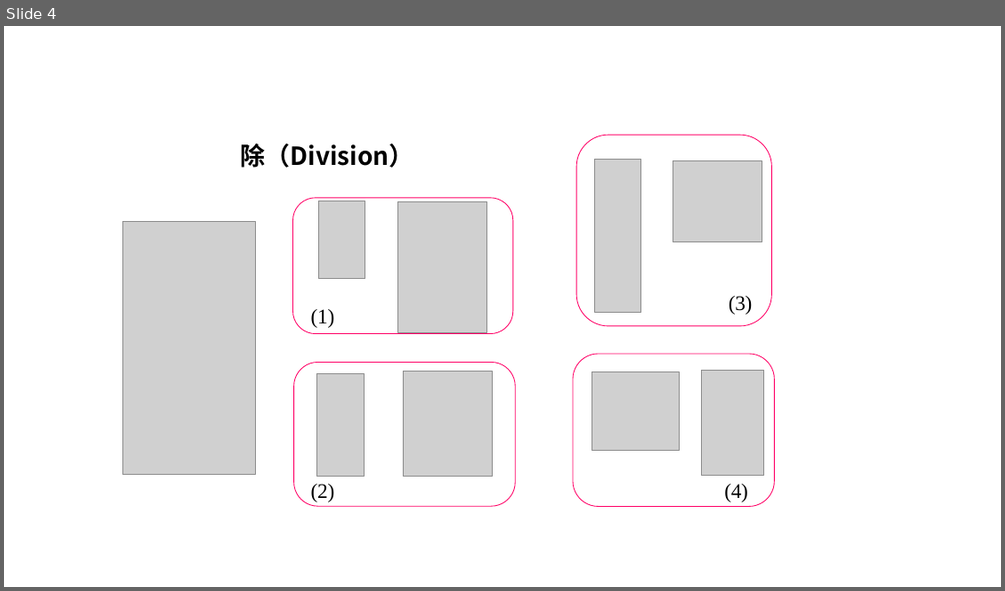
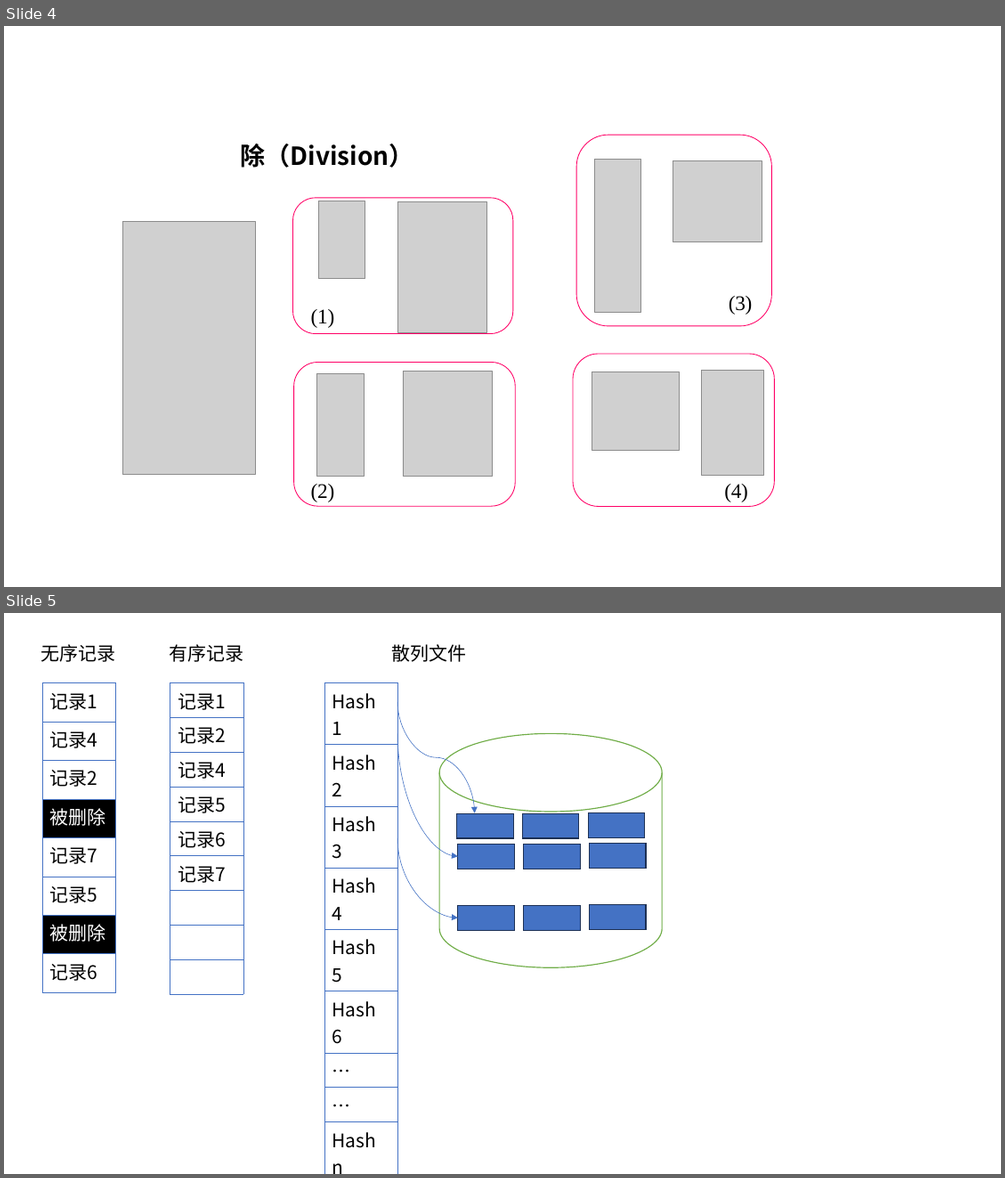
Before and after one commit to guofei9987/a, a slide deck: computer/database/database.pptx. Shown one above the other, each under a label of ours: slide 4 before the commit, slides 4 and 5 after it. The pictures are 1005x591 and 1005x1178 pixels, drawn with LibreOffice and Linux fonts; fonts in the diff are those of the drawing; grey boxes stand for pictures. Boxes give left, top, right and bottom in pixels: in the first picture for what was removed or moved away, otherwise in the second. Text is boxed around its words. In the diff, an @@ line names an element or a change of style, - is before the commit and + after.

```diff
--- a/computer/database/database.pptx
+++ b/computer/database/database.pptx
@@ slide 5 added at (4,613,1001,1174), background #FFFFFF @@
@@ text added at (41,644,116,662), 18 pt, text #000000 @@
+无序记录
@@ text added at (169,644,243,662), 18 pt, text #000000 @@
+有序记录
@@ text added at (391,644,466,662), 18 pt, text #000000 @@
+散列文件
@@ table added at (42,682,115,992), 8 rows, 1 columns @@
+记录1
+记录4
+记录2
+被删除
+记录7
+记录5
+被删除
+记录6
@@ table added at (170,682,243,992), 9 rows, 1 columns @@
+记录1
+记录2
+记录4
+记录5
+记录6
+记录7
+
+
+
@@ table added at (324,682,397,1151), 9 rows, 1 columns @@
+Hash 1
+Hash 2
+Hash 3
+Hash 4
+Hash 5
+Hash 6
+…
+…
+Hash n
@@ curved arrow added from (397, 702) to (474, 813), #4472C4 0.5 pt @@
@@ curved arrow added from (397, 733) to (458, 856), #4472C4 0.5 pt @@
@@ cylinder added at (439,733,662,967), fill #FFFFFF, outline #70AD47 1 pt @@
@@ rectangle added at (456,813,513,838), fill #4472C4, outline #1E3256 1 pt @@
@@ rectangle added at (522,813,579,838), fill #4472C4, outline #1E3256 1 pt @@
@@ rectangle added at (588,813,645,838), fill #4472C4, outline #1E3256 1 pt @@
@@ curved arrow added from (397, 838) to (458, 918), #4472C4 0.5 pt @@
@@ rectangle added at (458,844,515,868), fill #4472C4, outline #1E3256 1 pt @@
@@ rectangle added at (524,844,581,868), fill #4472C4, outline #1E3256 1 pt @@
@@ rectangle added at (590,844,647,868), fill #4472C4, outline #1E3256 1 pt @@
@@ rectangle added at (458,906,515,930), fill #4472C4, outline #1E3256 1 pt @@
@@ rectangle added at (524,906,581,930), fill #4472C4, outline #1E3256 1 pt @@
@@ rectangle added at (590,905,647,929), fill #4472C4, outline #1E3256 1 pt @@
```
Also in this commit, not shown: 6 other slides added, 2 other files.
